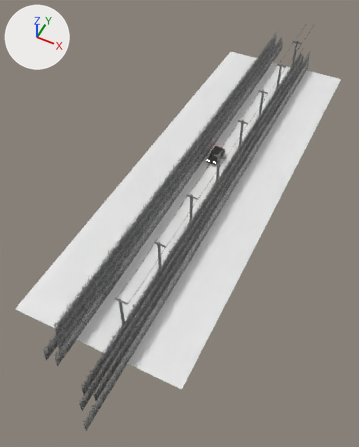
The Blender file Assets/Scenes/Scene3/scene3 (3).blend, before and after one commit.
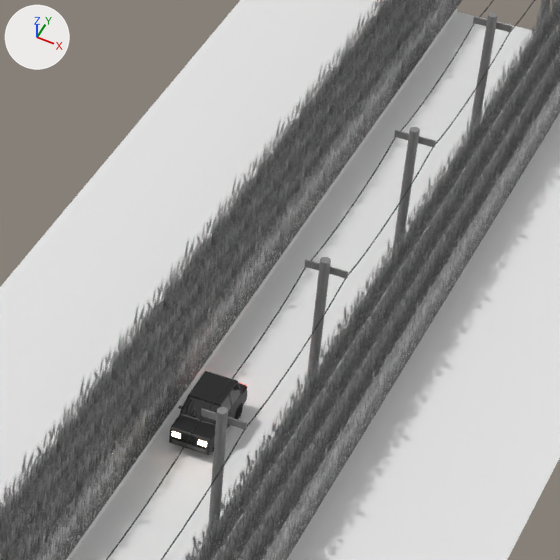
Old and new are each drawn whole from a 50 mm camera at (28.1, -71.8, 69.1) aimed at (-1.7, -12.2, -5.5) and again close up on the part from 47% to 83% of the width and 14% to 42% of the height. Every picture has the same lights, and +X, +Y and +Z are marked at upper left. Both versions are drawn at frame 746 of the action 'phare avant2Action'; the numbers are the values there.

Names of what the first close-up shows: 'Voiture CLASSIC', 'poteau3', 'poteau4', 'row1 left', 'row1 right', 'row2 left', 'row2 right', 'row3 left', 'row3 right', 'row4 left', 'row4 right', 'sol'.
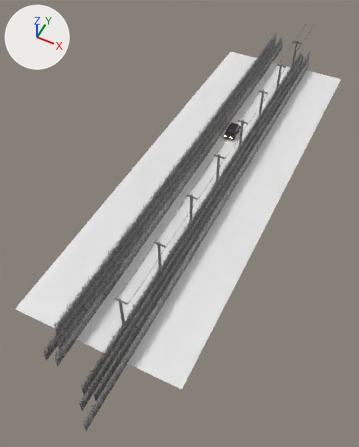
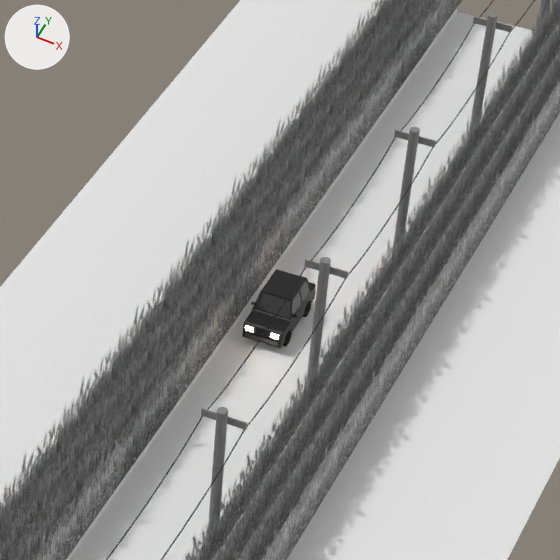
Boxes (x1, y1, x2, y2) around the edits, measured in the close-ups (560 x 560 px):
'Voiture CLASSIC', moved
    before: (169, 371, 247, 455)
    after: (242, 269, 316, 348)

Diff of the bpy script that builds the scene:
```diff
--- a/Assets/Scenes/Scene3/scene3 (3).blend.py
+++ b/Assets/Scenes/Scene3/scene3 (3).blend.py
@@ ob_voiture_classic @@
 ob_voiture_classic = bpy.data.objects.new('Voiture CLASSIC', me_police)
-ob_voiture_classic.location = (-1.0, 3.08, 0.62)
+ob_voiture_classic.location = (-1.06, 12.12, 0.56)
 ob_voiture_classic.rotation_euler = (1.571, 0.0, 1.571)  # degrees (90, 0, 90)
```
